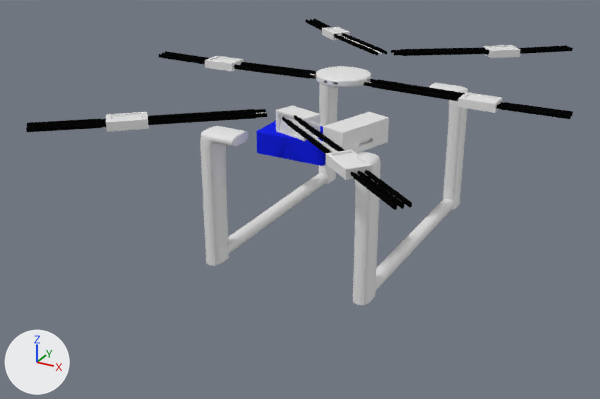
The Blender file Arman/Drone 2.blend as it was, and as the next commit left it.
Before and after are seen from a camera (50 mm lens) standing at (6.05, -12.54, 6.25) and looking at (-0.59, -0.47, 0.22). The lights are fixed; the arrows at lower left show +X, +Y and +Z.
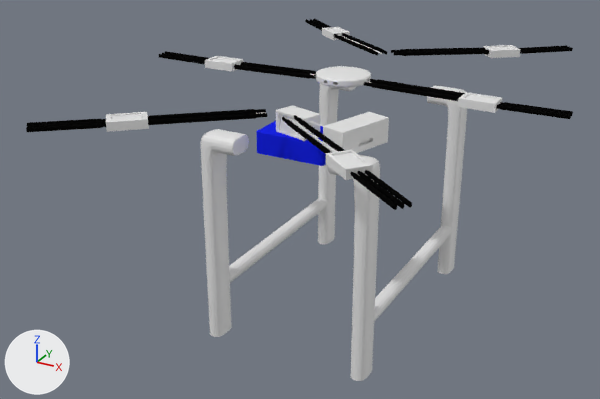
Commit message: Arman folder up dated

The change, as a list of edits to the scene's bpy script:
```text
Change ob_cube_009:
    ob_cube_009.location: (1.17, -1.94, 1.06) -> (1.17, -1.94, 0.53)
    ob_cube_009.scale: (0.754, 0.754, 0.754) -> (0.754, 0.754, 1.19)
Change ob_cube_020:
    ob_cube_020.location: (1.39, 0.01, -0.39) -> (1.39, 0.01, -0.97)
Change ob_cube_018:
    ob_cube_018.location: (1.17, 2.19, 1.06) -> (1.17, 2.19, 0.53)
    ob_cube_018.scale: (0.754, 0.754, 0.754) -> (0.754, 0.754, 1.19)
Change ob_cube_023:
    ob_cube_023.location: (-1.38, 0.01, -0.39) -> (-1.38, 0.01, -0.96)
Change ob_cube_013:
    ob_cube_013.location: (-1.17, 2.19, 1.06) -> (-1.17, 2.19, 0.53)
    ob_cube_013.scale: (0.754, 0.754, 0.754) -> (0.754, 0.754, 1.19)
Change ob_cube_016:
    ob_cube_016.location: (-1.17, -1.98, 1.06) -> (-1.17, -1.98, 0.53)
    ob_cube_016.scale: (0.754, 0.754, 0.754) -> (0.754, 0.754, 1.19)
```

Changed parts and their boxes [x1, y1, x2, y2] in the pictures (600 x 399 px):
'Cube.016', moved, rescaled (48% taller): before [200, 126, 249, 266]; after [201, 129, 249, 337]
'Cube.009', moved, rescaled: before [353, 151, 381, 305]; after [328, 154, 380, 381]
'Cube.018', moved, rescaled (48% taller): before [429, 83, 468, 210]; after [427, 86, 467, 274]
'Cube.023', moved: before [228, 173, 328, 253]; after [229, 198, 328, 282]
'Cube.020', moved: before [375, 199, 454, 290]; after [374, 225, 452, 322]
'Cube.013', moved, rescaled: before [319, 84, 338, 184]; after [318, 84, 356, 244]
